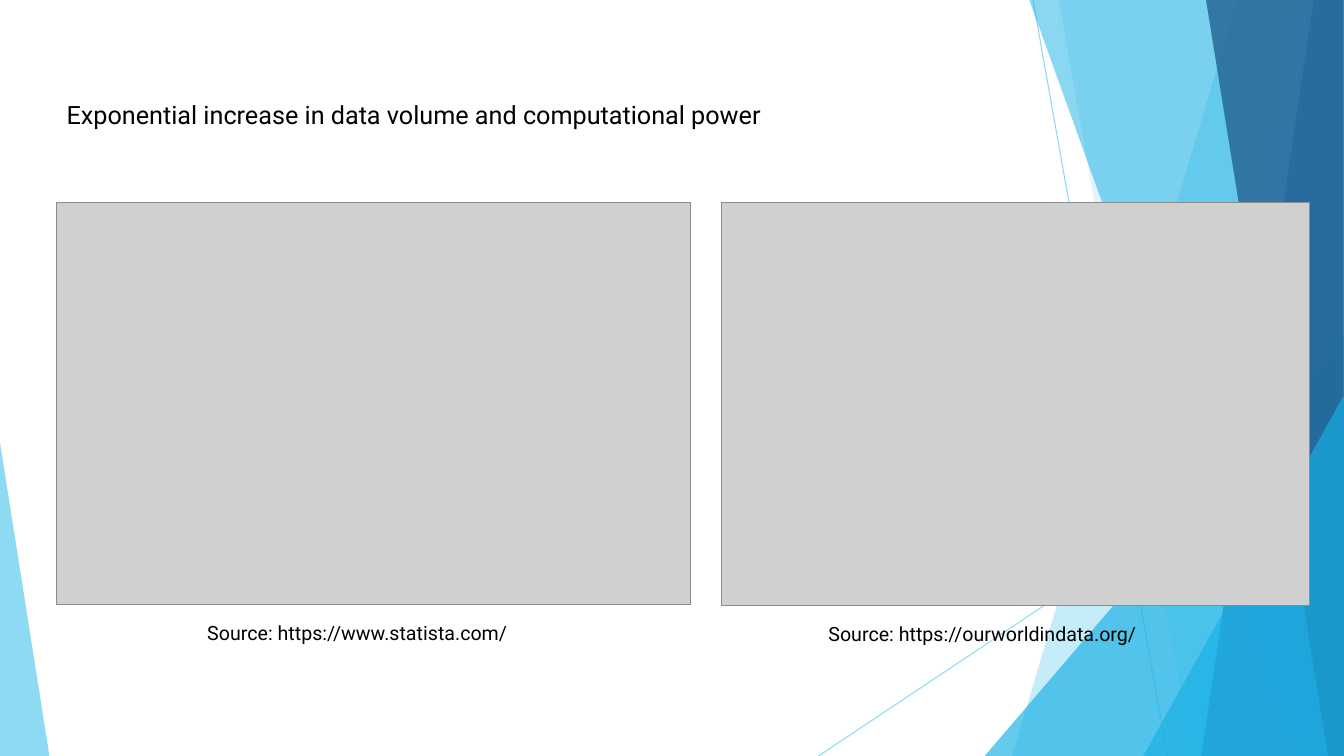
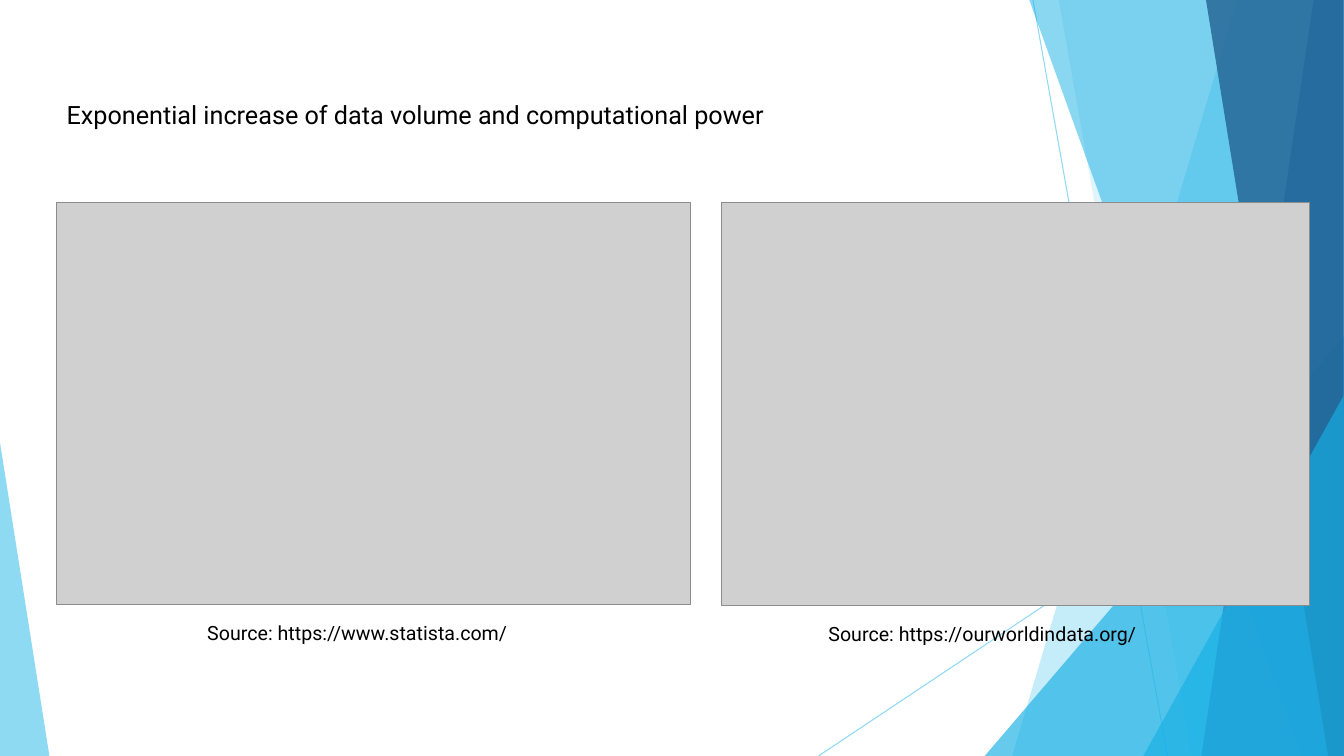
Before and after one commit to MarcoCalbucci/DataAnalytics, a slide deck: slide 3 of Intro/Intro.pptx (slide 2 before the commit). Drawn at 1344x756 pixels with LibreOffice and Linux fonts; fonts in the diff are those of the drawing; grey boxes stand for pictures. Boxes give left, top, right and bottom in pixels: in the first picture for what was removed or moved away, otherwise in the second. Text is boxed around its words. In the diff, an @@ line names an element or a change of style, - is before the commit and + after.

```diff
--- a/Intro/Intro.pptx
+++ b/Intro/Intro.pptx
@@ text at [67, 105, 763, 129]: text changed @@
-Exponential increase in data volume and computational power
+Exponential increase of data volume and computational power
```
Also in this commit, not shown: 2 other slides changed, 2 slides added.
